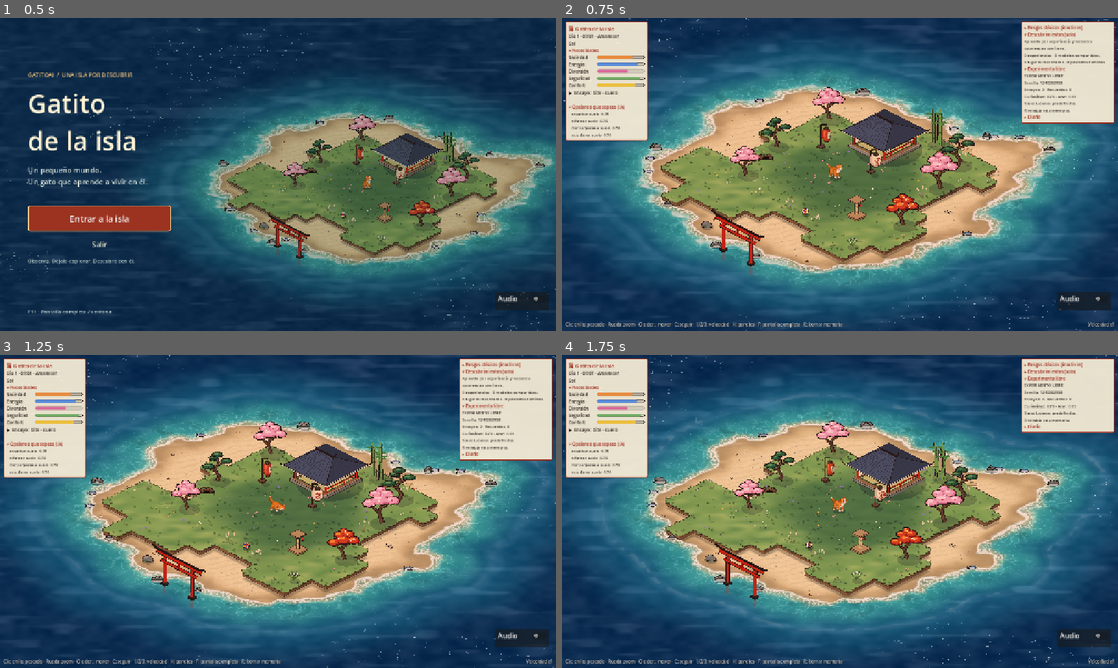
Above: before the commit, frames 1-4 (two rows, left to right).
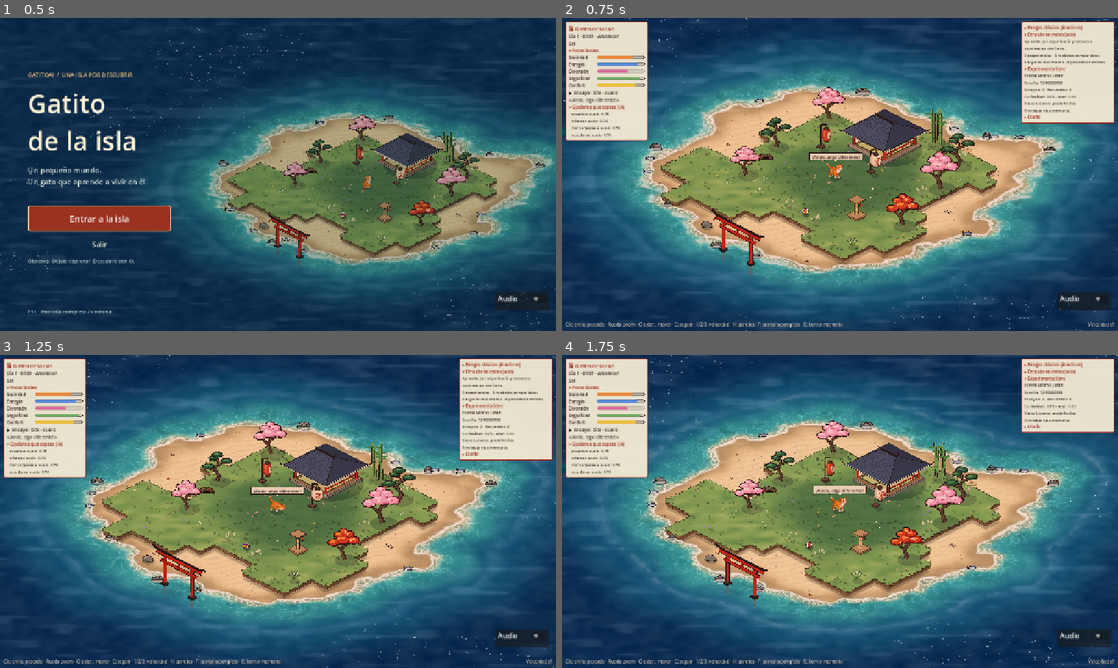
Above: after the commit, the same moments.

Repository: Nachowaca/AICatIsland
Game: Godot game, scene res://scenes/start_menu.tscn
Same seed, same stepped clock (60 frames per second), same inputs: the game is played once before the commit and once after it. Sound files missing from this copy of the repository are replaced by a short silence.
Inputs:
- Up to frame 1 (0.5 s): no input
- Up to frame 2 (0.75 s): click "Entrar a la isla" at 0.5 s
- Up to frame 3 (1.25 s): no input
- Up to frame 4 (1.75 s): click "▾ Descubrimientos (solo)" at 1.25 s

Frame 1 is identical in both runs. In frame 2, 0.3% of the frame differs, in the area x 1-54%, y 25-46%; in frame 3, 0.3%; in frame 4, 0.3%.

Commit message:
Añade voz procedural local basada en experiencias del gatito

Diff:
--- a/scripts/cat/cat.gd
+++ b/scripts/cat/cat.gd
@@ -133,7 +133,7 @@
 	if Engine.is_editor_hint():
 		return
 	_anim_t += delta
-	_thought_time -= delta
+	_thought_time -= delta / maxf(Engine.time_scale, 0.001) if experimental_mode else delta
 	_update_needs(delta)
 	_mark_visit()
 	if experimental_mode and free_brain != null:
--- /dev/null
+++ b/scripts/cat/cat_voice.gd
@@ -0,0 +1,91 @@
+class_name CatVoice
+extends RefCounted
+## Generador local. El llamador proporciona un RNG independiente del cerebro.
+## Los eventos desconocidos devuelven "" y no consumen RNG.
+
+const NOVEL_ACTION: String = "novel_action"
+const DISCOVERY: String = "discovery"
+const RESULT_POSITIVE: String = "result_positive"
+const RESULT_NEGATIVE: String = "result_negative"
+const NEED_HUNGER: String = "need_hunger"
+const NEED_ENERGY: String = "need_energy"
+const NEED_FUN: String = "need_fun"
+const FUN_POSITIVE: String = "fun_positive"
+const OBSERVE_DAY: String = "observe_day"
+const OBSERVE_NIGHT: String = "observe_night"
+const MEMORY: String = "memory"
+const SLEEP: String = "sleep"
+const WAKE: String = "wake"
+
+const COOLDOWN_SECONDS: float = 4.0
+const HISTORY_LIMIT: int = 8
+
+var _last_time: float = -INF
+var _last_priority: int = 0
+var _recent: Array[String] = []
+
+# Cada par contiene fragmentos intercambiables, no frases completas.
+func _parts(event: String) -> Array:
+	match event:
+		NOVEL_ACTION:
+			return [["¡Vaya,", "¡Oh,", "¡Anda,", "¡Mira,"], ["esto es nuevo!", "qué novedad!", "algo diferente!", "una nueva aventura!"]]
+		DISCOVERY:
+			return [["¡Oh,", "¡Vaya,", "¡Anda,", "¡Mira,"], ["qué descubrimiento!", "algo por descubrir!", "qué interesante!", "una sorpresa!"]]
+		RESULT_POSITIVE:
+			return [["¡Bien,", "¡Vaya,", "¡Mmm,", "¡Oh,"], ["me gusta!", "qué bien!", "eso sienta bien!", "qué buena sensación!"]]
+		RESULT_NEGATIVE:
+			return [["Ay,", "Uf,", "Mmm,", "Vaya,"], ["no me gusta.", "qué mal se siente.", "eso no sentó bien.", "prefiero otra cosa."]]
+		NEED_HUNGER:
+			return [["Mmm,", "Ay,", "Uf,", "Miau,"], ["tengo hambre.", "mi barriga pide algo.", "necesito comer.", "me ruge la barriga."]]
+		NEED_ENERGY:
+			return [["Uf,", "Mmm,", "Ay,", "Miau,"], ["necesito descansar.", "tengo sueño.", "me falta energía.", "quiero una pausa."]]
+		NEED_FUN:
+			return [["Mmm,", "Miau,", "Ay,", "Oh,"], ["quiero jugar.", "necesito diversión.", "me apetece jugar.", "quiero divertirme."]]
+		FUN_POSITIVE:
+			return [["¡Bien,", "¡Miau,", "¡Oh,", "¡Vaya,"], ["qué divertido!", "me divierto!", "me encanta jugar!", "qué entretenido!"]]
+		OBSERVE_DAY:
+			return [["Mmm,", "Miau,", "Oh,", "Vaya,"], ["es de día.", "un momento de día.", "otro rato de día.", "estamos de día."]]
+		OBSERVE_NIGHT:
+			return [["Mmm,", "Miau,", "Oh,", "Vaya,"], ["es de noche.", "un momento de noche.", "otro rato de noche.", "estamos de noche."]]
+		MEMORY:
+			return [["Mmm,", "Oh,", "Miau,", "Vaya,"], ["esto me hace pensar.", "me viene un recuerdo.", "algo me resulta familiar.", "creo recordar algo."]]
+		SLEEP:
+			return [["Mmm,", "Miau,", "Uf,", "Ay,"], ["a dormir.", "hora de descansar.", "cierro los ojos.", "a descansar."]]
+		WAKE:
+			return [["Mmm,", "Miau,", "Oh,", "Vaya,"], ["ya despierto.", "hora de despertar.", "abro los ojos.", "vuelvo a estar despierto."]]
+	return []
+
+func generate(event: String, rng: RandomNumberGenerator) -> String:
+	var parts: Array = _parts(event)
+	if parts.is_empty() or rng == null:
+		return ""
+	var beginnings: Array = parts[0]
+	var endings: Array = parts[1]
+	return str(beginnings[rng.randi_range(0, beginnings.size() - 1)], " ", endings[rng.randi_range(0, endings.size() - 1)])
+
+## Durante el cooldown solo interrumpe una prioridad estrictamente mayor.
+## Un rechazo no consume RNG ni modifica el historial; no hay cola interna.
+## now_seconds debe ser monotónico y expresarse en segundos reales.
+func speak(event: String, rng: RandomNumberGenerator, now_seconds: float, priority: int) -> String:
+	var parts: Array = _parts(event)
+	if parts.is_empty() or rng == null or not is_finite(now_seconds):
+		return ""
+	if now_seconds < _last_time:
+		return ""
+	if now_seconds - _last_time < COOLDOWN_SECONDS and priority <= _last_priority:
+		return ""
+	var beginnings: Array = parts[0]
+	var endings: Array = parts[1]
+	var count: int = beginnings.size() * endings.size()
+	var start: int = rng.randi_range(0, count - 1)
+	for offset: int in range(count):
+		var index: int = (start + offset) % count
+		var phrase: String = str(beginnings[floori(float(index) / float(endings.size()))], " ", endings[index % endings.size()])
+		if not _recent.has(phrase):
+			_recent.append(phrase)
+			if _recent.size() > HISTORY_LIMIT:
+				_recent.pop_front()
+			_last_time = now_seconds
+			_last_priority = priority
+			return phrase
+	return ""
--- a/scripts/cat/free_cat_brain.gd
+++ b/scripts/cat/free_cat_brain.gd
@@ -42,6 +42,7 @@
 var sleeping: bool = false
 var sleep_blocked: bool = false
 var _loaded_report: Dictionary = {}
+var voice: VoiceObserver = VoiceObserver.new()
 
 func setup(host: Node2D) -> void:
 	cat = host
@@ -65,6 +66,8 @@
 			sleep_blocked = bool(parsed.get("sleep_blocked", false))
 			memory = parsed.get("memory", {})
 			models = parsed.get("models", {})
+			voice.seen_actions = parsed.get("voice_actions", {})
+			voice.seen_discoveries = parsed.get("voice_discoveries", {})
 			places = parsed.get("places", {})
 			completed_trials = int(parsed.get("completed_trials", 0))
 	cat._log("Experimento libre: sin soluciones conocidas. Semilla %d." % actual_seed)
@@ -199,8 +202,20 @@
 	active = false
 	label = "%s · %s" % [choice.verb, "suelo" if choice.path == "" else String(choice.path).get_file()]
 
+func _tick_voice(allow_sleep: bool = false) -> void:
+	if sleeping and not allow_sleep:
+		return
+	var now: float = float(Time.get_ticks_msec()) / 1000.0
+	if not sleeping:
+		var night: bool = cat._day_night != null and cat._day_night.is_night()
+		voice.periodic(cat.needs, night, not memory.is_empty(), now)
+	var text: String = voice.next(now)
+	if text != "":
+		cat._say(text)
+
 func tick(dt: float) -> void:
 	elapsed_world += dt
+	_tick_voice()
 	for need: String in cat.needs:
 		minimums[need] = minf(float(minimums.get(need, 100.0)), float(cat.needs[need]))
 	_save_timer += dt
@@ -209,6 +224,9 @@
 		save()
 	var was_sleeping: bool = sleeping
 	if update_sleep_state():
+		if not was_sleeping:
+			voice.enqueue(CatVoice.SLEEP, 3)
+			_tick_voice(true)
 		cat.action = "free_sleep"
 		cat.phase = 1
 		cat.pose = "sleep"
@@ -217,6 +235,7 @@
 		cat._clamp_needs()
 		return
 	if was_sleeping:
+		voice.enqueue(CatVoice.WAKE, 2)
 		cat.pose = "sit"
 		choose()
 		return
@@ -226,6 +245,7 @@
 	if not active:
 		baseline = cat.needs.duplicate()
 		active = true
+		voice.action_started(String(choice.get("verb", "")))
 	elapsed += dt
 	var verb: String = choice.get("verb", "sniff")
 	cat.pose = {"sniff": "eat", "bite": "eat", "dig": "dig", "paw": "play", "lie": "sit", "groom": "groom"}[verb]
@@ -239,10 +259,17 @@
 			choose()
 			return
 	var night: bool = cat._day_night != null and cat._day_night.is_night()
+	var before_appearance: String = appearance_key(target as IsoEntity) if target is Discoverable else ""
 	var effects: Dictionary = Effects.respond(target, verb, dt, elapsed, night)
+	if target is Discoverable:
+		var after_appearance: String = appearance_key(target as IsoEntity)
+		if after_appearance != before_appearance:
+			voice.discovery(after_appearance)
 	for need: String in effects:
 		if need != "_once":
 			cat.needs[need] = float(cat.needs[need]) + float(effects[need]) * dt
+	if effects.has("_once"):
+		voice.result(effects["_once"])
 	for need: String in effects.get("_once", {}):
 		cat.needs[need] = float(cat.needs[need]) + float(effects._once[need])
 	cat._clamp_needs()
@@ -279,6 +306,8 @@
 		if (before <= 0.0 and after <= 0.0) or (before >= 100.0 and after >= 100.0):
 			continue # No sentir variación en una barra saturada no equivale a efecto nulo.
 		measured[need] = (after - before) / elapsed
+	if float(measured.get("fun", 0.0)) > 1.0:
+		voice.enqueue(CatVoice.FUN_POSITIVE, 2)
 	_record_effects(memory, key, measured)
 	var model_key: String = choice.get("model_key", "")
 	if model_key != "":
@@ -295,7 +324,8 @@
 	data.merge({"version": 3, "seed": actual_seed, "completed_trials": completed_trials,
 		"parameters": {"awake_island_hours": awake_island_hours, "sleep_recovery_per_second": sleep_recovery_per_second, "sle …(290 unchanged characters)…
 		"needs": cat.needs.duplicate(), "sleeping": sleeping, "sleep_blocked": sleep_blocked,
-		"minimums": minimums, "memory": memory, "models": models, "places": places, "recent_trials": history}, true)
+		"minimums": minimums, "memory": memory, "models": models, "places": places, "recent_trials": history,
+		"voice_actions": voice.seen_actions, "voice_discoveries": voice.seen_discoveries}, true)
 	return data
 
 func save() -> void:
@@ -308,6 +338,9 @@
 func reset() -> void:
 	memory.clear()
 	models.clear()
+	voice.seen_actions.clear()
+	voice.seen_discoveries.clear()
+	voice.pending.clear()
 	places.clear()
 	history.clear()
 	completed_trials = 0
--- /dev/null
+++ b/scripts/cat/voice_observer.gd
@@ -0,0 +1,73 @@
+class_name VoiceObserver
+extends RefCounted
+## Capa expresiva aislada: nunca escribe en el selector ni usa su RNG.
+const MAX_QUEUE = 64
+var generator: CatVoice = CatVoice.new()
+var rng: RandomNumberGenerator = RandomNumberGenerator.new()
+var seen_actions: Dictionary = {}
+var seen_discoveries: Dictionary = {}
+var pending: Array[Dictionary] = []
+var idle_at: float = 0.0
+var active_priority: int = 0
+
+func _init() -> void:
+	rng.randomize()
+
+func enqueue(event: String, priority: int) -> void:
+	if event in [CatVoice.NEED_HUNGER, CatVoice.NEED_ENERGY, CatVoice.NEED_FUN, CatVoice.OBSERVE_DAY, CatVoice.OBSERVE_NIGHT, CatVoice.MEMORY]:
+		for item: Dictionary in pending:
+			if item.event == event:
+				return
+	if pending.size() >= MAX_QUEUE:
+		pending.pop_front()
+	pending.append({"event": event, "priority": priority})
+
+func action_started(verb: String) -> void:
+	if not seen_actions.has(verb):
+		seen_actions[verb] = true
+		enqueue(CatVoice.NOVEL_ACTION, 2)
+
+func discovery(appearance: String) -> void:
+	if appearance == "" or seen_discoveries.has(appearance):
+		return
+	seen_discoveries[appearance] = true
+	enqueue(CatVoice.DISCOVERY, 3)
+
+func result(changes: Dictionary) -> void:
+	var total: float = 0.0
+	for value: Variant in changes.values():
+		total += float(value)
+	if total > 1.0:
+		enqueue(CatVoice.RESULT_POSITIVE, 2)
+	elif total < -1.0:
+		enqueue(CatVoice.RESULT_NEGATIVE, 3)
+
+func periodic(needs: Dictionary, is_night: bool, has_memory: bool, now: float) -> void:
+	if now < idle_at:
+		return
+	idle_at = now + rng.randf_range(12.0, 20.0)
+	if float(needs.get("hunger", 100.0)) < 30.0:
+		enqueue(CatVoice.NEED_HUNGER, 3)
+	elif float(needs.get("energy", 100.0)) < 25.0:
+		enqueue(CatVoice.NEED_ENERGY, 3)
+	elif float(needs.get("fun", 100.0)) < 30.0:
+		enqueue(CatVoice.NEED_FUN, 2)
+	else:
+		var options: Array[String] = [CatVoice.OBSERVE_NIGHT if is_night else CatVoice.OBSERVE_DAY]
+		if has_memory:
+			options.append(CatVoice.MEMORY)
+		enqueue(options[rng.randi_range(0, options.size() - 1)], 1)
+
+func next(now: float) -> String:
+	if pending.is_empty():
+		return ""
+	var index: int = 0
+	for i: int in range(1, pending.size()):
+		if int(pending[i].priority) > int(pending[index].priority):
+			index = i
+	var item: Dictionary = pending[index]
+	var text: String = generator.speak(String(item.event), rng, now, int(item.priority))
+	if text != "":
+		active_priority = int(item.priority)
+		pending.remove_at(index)
+	return text
--- /dev/null
+++ b/tests/test_cat_voice.gd
@@ -0,0 +1,58 @@
+extends Node
+
+const Voice = preload("res://scripts/cat/cat_voice.gd")
+const EVENTS: Array[String] = ["novel_action", "discovery", "result_positive", "result_negative", "need_hunger", "need_energy", "need_fun", "fun_positive", "observe_day", "observe_night", "memory", "sleep", "wake"]
+
+func test_variedad_longitud_y_eventos_desconocidos() -> void:
+	var voice = Voice.new()
+	var rng := RandomNumberGenerator.new()
+	rng.seed = 42
+	for event: String in EVENTS:
+		var seen: Dictionary = {}
+		for i: int in range(300):
+			var text: String = voice.generate(event, rng)
+			assert(not text.is_empty() and text.length() <= 65)
+			seen[text] = true
+		assert(seen.size() >= 12, "%s: solo %d" % [event, seen.size()])
+	var state: int = rng.state
+	assert(voice.generate("inexistente", rng) == "")
+	assert(rng.state == state)
+	assert(voice.generate("memory", null) == "")
+
+func test_coherencia_de_fragmentos() -> void:
+	var voice = Voice.new()
+	var rng := RandomNumberGenerator.new()
+	rng.seed = 3
+	for i: int in range(200):
+		var hunger: String = voice.generate("need_hunger", rng).to_lower()
+		assert(not "pescado" in hunger and not "comida aquí" in hunger)
+		var memory: String = voice.generate("memory", rng).to_lower()
+		assert(not "pescado" in memory and not "objeto" in memory)
+		var day: String = voice.generate("observe_day", rng).to_lower()
+		var night: String = voice.generate("observe_night", rng).to_lower()
+		assert("día" in day and "noche" in night)
+		var novel: String = voice.generate("novel_action", rng).to_lower()
+		assert("nuevo" in novel or "novedad" in novel or "diferente" in novel or "nueva" in novel)
+
+func test_cooldown_prioridad_historial_y_reloj() -> void:
+	var voice = Voice.new()
+	var rng := RandomNumberGenerator.new()
+	rng.seed = 10
+	var first: String = voice.speak("memory", rng, 10.0, 1)
+	assert(not first.is_empty())
+	var state: int = rng.state
+	assert(voice.speak("memory", rng, 11.0, 1) == "")
+	assert(voice.speak("memory", rng, 11.0, 0) == "")
+	assert(voice.speak("unknown", rng, 11.0, 100) == "")
+	assert(rng.state == state)
+	var urgent: String = voice.speak("memory", rng, 11.0, 2)
+	assert(not urgent.is_empty() and urgent != first)
+	assert(voice.speak("memory", rng, 10.5, 99) == "")
+	assert(voice.speak("memory", rng, 14.99, 2) == "")
+	var recent: Array[String] = [first, urgent]
+	for i: int in range(30):
+		var phrase: String = voice.speak("memory", rng, 15.0 + 4.0 * i, 0)
+		assert(not phrase.is_empty() and not recent.has(phrase))
+		recent.append(phrase)
+		if recent.size() > Voice.HISTORY_LIMIT:
+			recent.pop_front()
--- /dev/null
+++ b/tests/test_voice_observer.gd
@@ -0,0 +1,34 @@
+class_name TestVoiceObserver
+extends Node
+
+func test_novedad_solo_una_vez_y_descubrimiento() -> void:
+	var voice: VoiceObserver = VoiceObserver.new()
+	voice.action_started("dig")
+	voice.action_started("dig")
+	voice.action_started("paw")
+	voice.discovery("shell")
+	voice.discovery("shell")
+	assert(voice.pending.size() == 3)
+	assert(voice.seen_actions.size() == 2)
+	assert(voice.seen_discoveries.size() == 1)
+
+func test_necesidad_periodica_y_recuerdo_con_evidencia() -> void:
+	var voice: VoiceObserver = VoiceObserver.new()
+	voice.periodic({"hunger": 5.0, "energy": 90.0, "fun": 80.0}, false, false, 0.0)
+	assert(voice.pending.size() == 1)
+	assert(voice.pending[0].event == CatVoice.NEED_HUNGER)
+	voice.pending.clear()
+	voice.idle_at = 0.0
+	voice.periodic({"hunger": 90.0, "energy": 90.0, "fun": 80.0}, true, false, 100.0)
+	assert(voice.pending[0].event == CatVoice.OBSERVE_NIGHT)
+
+func test_cola_y_cooldown_no_pierden_novedades() -> void:
+	var voice: VoiceObserver = VoiceObserver.new()
+	voice.rng.seed = 21
+	voice.action_started("dig")
+	voice.action_started("paw")
+	assert(voice.next(10.0) != "")
+	assert(voice.next(11.0) == "")
+	assert(voice.pending.size() == 1)
+	assert(voice.next(15.0) != "")
+	assert(voice.pending.is_empty())
Not shown, added: scripts/cat/cat_voice.gd.uid
Not shown, added: scripts/cat/voice_observer.gd.uid
Not shown, added: tests/test_cat_voice.gd.uid
Not shown, added: tests/test_voice_observer.gd.uid
Not shown, changed: PLAN_TEXTOS_GATITO.md
Not shown, changed: Pendientes.md
